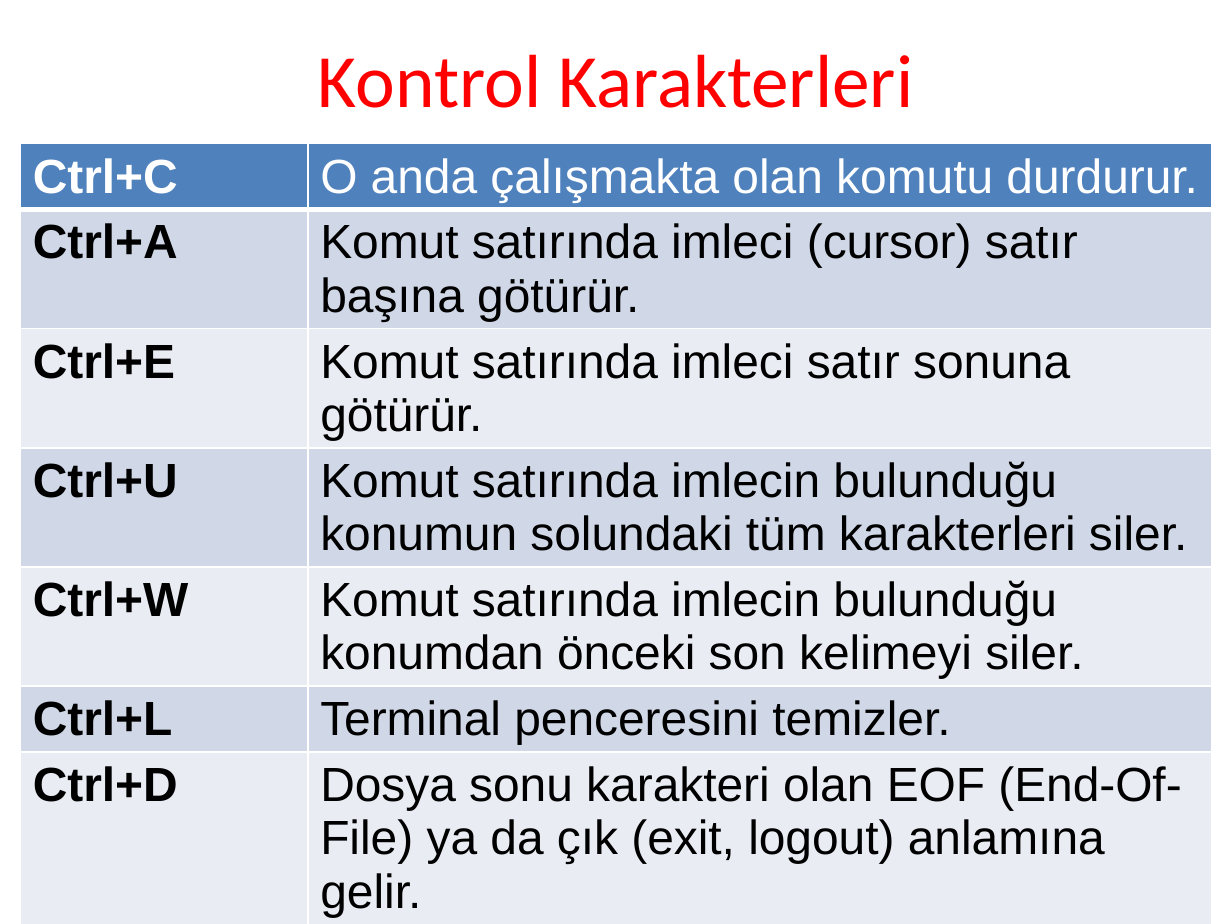
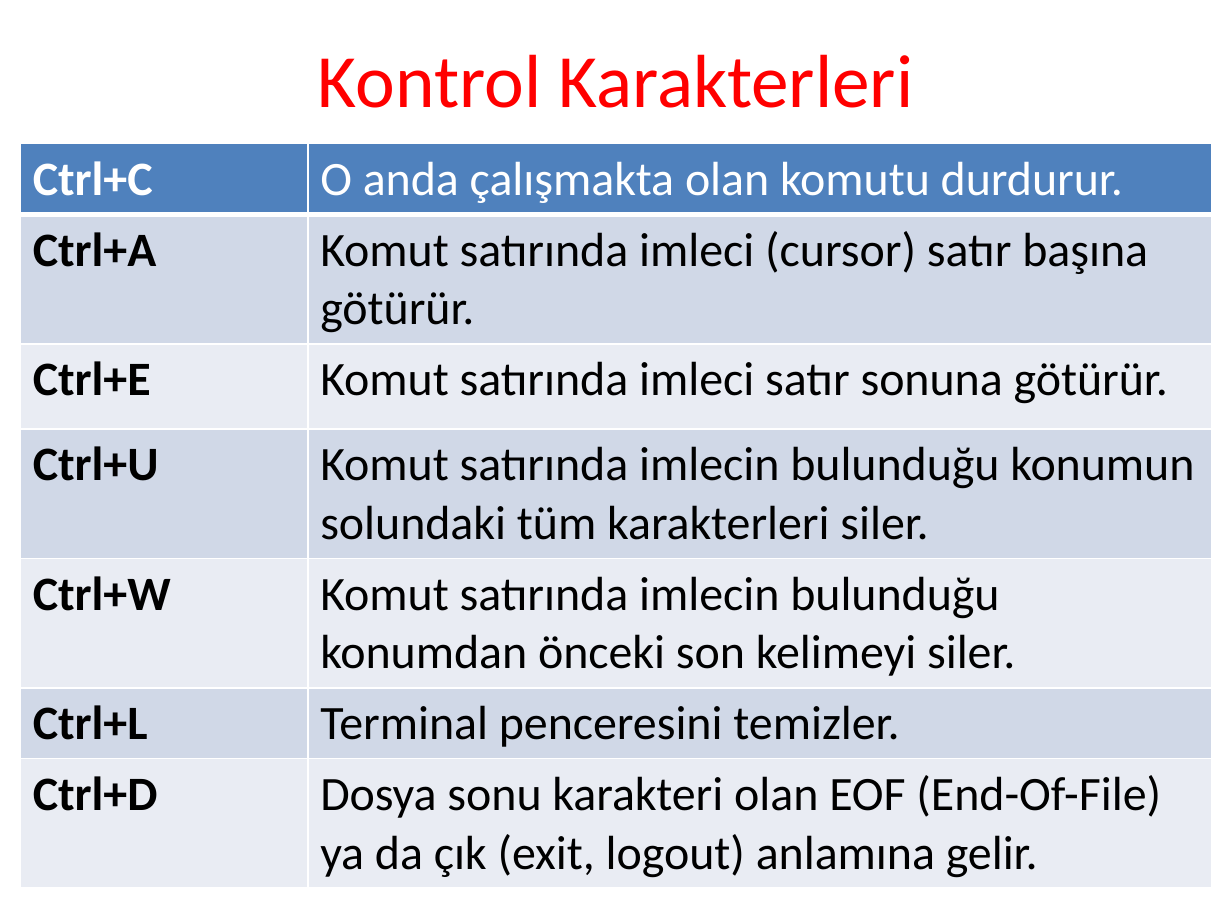
Before and after one commit to xBugor/4thclass, a slide deck: slide 11 of Kabuk/Lecture2.pptx. Drawn at 1232x924 pixels with LibreOffice and Linux fonts; fonts in the diff are those of the drawing. Boxes give left, top, right and bottom in pixels: in the first picture for what was removed or moved away, otherwise in the second. Text is boxed around its words. In the diff, an @@ line names an element or a change of style, - is before the commit and + after.

```diff
--- a/Kabuk/Lecture2.pptx
+++ b/Kabuk/Lecture2.pptx
@@ table at (21,144,1211,882) @@
@@ font Arial to Calibri @@
@@ borders changed @@
```
Also in this commit, not shown: 23 other slides changed, 3 other files.
